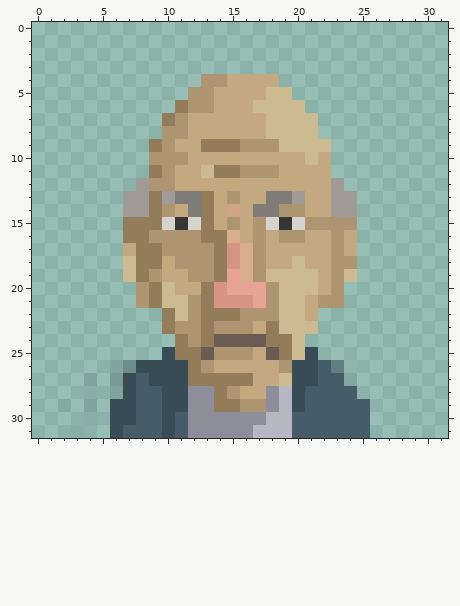
Pixel-art sprite -- assets/scrooge.png. Above is the file before it was changed.
The file is 32x32 pixels. Pixels under 10% opacity are left out. Colours within 5 levels of each other are drawn and written as one.
Once edited:
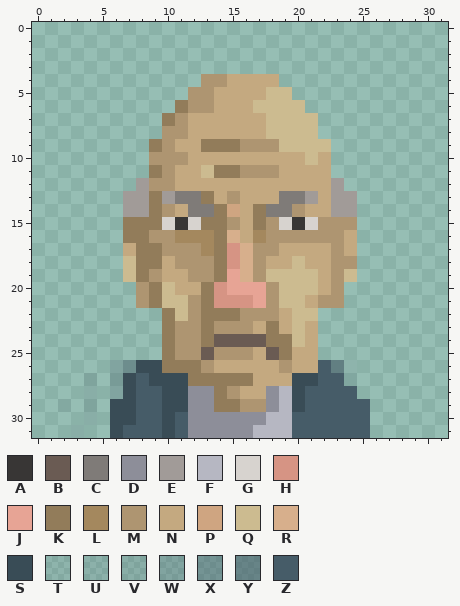
Palette (. is transparent): A #383635  B #6a5b53  C #7f7b78  D #8d8e99  E #a19b98  F #b6b7c2  G #d7d3cf  H #d69484  J #e7a495  K #927c5a  L #a4885e  M #ae9571  N #c4a980  P #cfa581  Q #ccbb90  R #d7af8c  S #394c56  T #465c681b  U #465c6821  V #465c682a  W #465c6843  X #465c686d  Y #465c6897  Z #465c68
Difference:
Changed rows in their new state; - is an unchanged pixel.
first column x 11:
13 -------N-CE-
14 --CK--K-C---
15 ---K--KMGAG-
16 LLL---LM--MM
17 --L----M----
first column x 10:
22 ---------N-Q
23 ---------N-N
24 KM---------N
25 KMM-------NN
26 KK--------NN
27 ---------N--
Changed places in both pictures, as pixel boxes (x1, y1, x2, y2):
changed: (175, 191, 331, 256)
changed: (279, 308, 318, 386)
changed: (162, 334, 201, 373)
